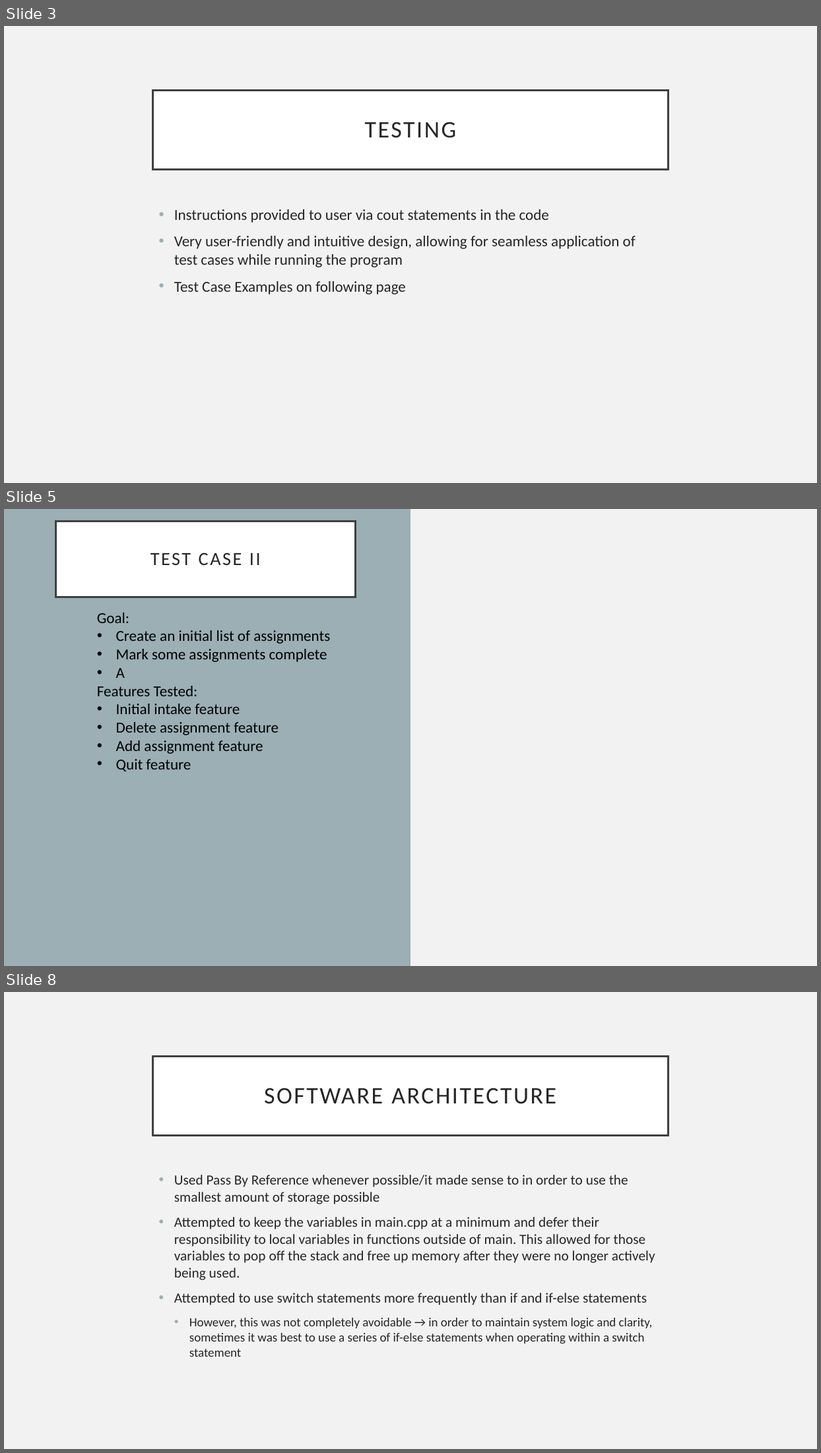
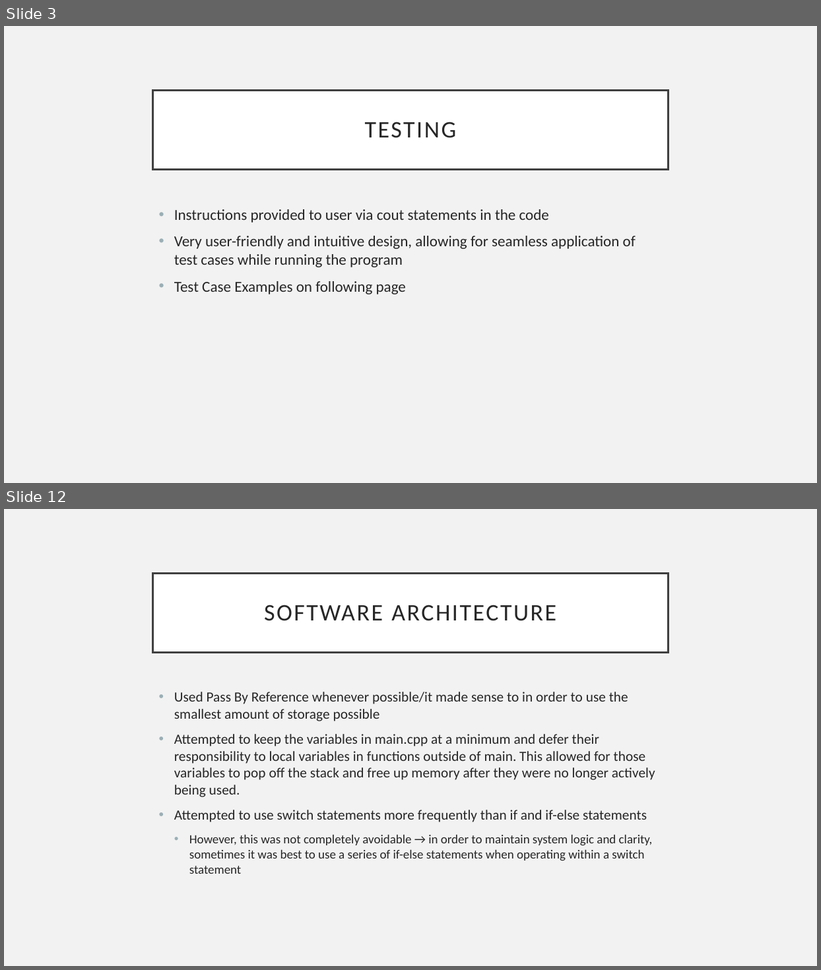
Before and after one commit to kylawilson/EC327FinalProject, a slide deck: doc/ProjectArchitecture.pptx. Shown one above the other, each under a label of ours: slides 3, 5 and 8 before the commit, slides 3 and 12 after it; the slides between them are not shown. The pictures are 821x1453 and 821x970 pixels, drawn with LibreOffice and Linux fonts; fonts in the diff are those of the drawing. Boxes give left, top, right and bottom in pixels: in the first picture for what was removed or moved away, otherwise in the second. Text is boxed around its words. In the diff, an @@ line names an element or a change of style, - is before the commit and + after.

```diff
--- a/doc/ProjectArchitecture.pptx
+++ b/doc/ProjectArchitecture.pptx
@@ slide 5 removed at (x1=4, y1=509, x2=817, y2=966), background #F2F2F2 @@
@@ rectangle removed at (x1=4, y1=509, x2=411, y2=966) @@
@@ title removed at (x1=56, y1=521, x2=356, y2=597) @@
-TEST CASE II
@@ text removed at (x1=97, y1=613, x2=330, y2=772) @@
-Goal:
-• Create an initial list of assignments
-• Mark some assignments complete
-• A
-Features Tested:
-• Initial intake feature
-• Delete assignment feature
-• Add assignment feature
-• Quit feature
@@ what was slide 8 is now slide 12 @@
```
Also in this commit, not shown: 8 slides added, 3 other slides removed.
